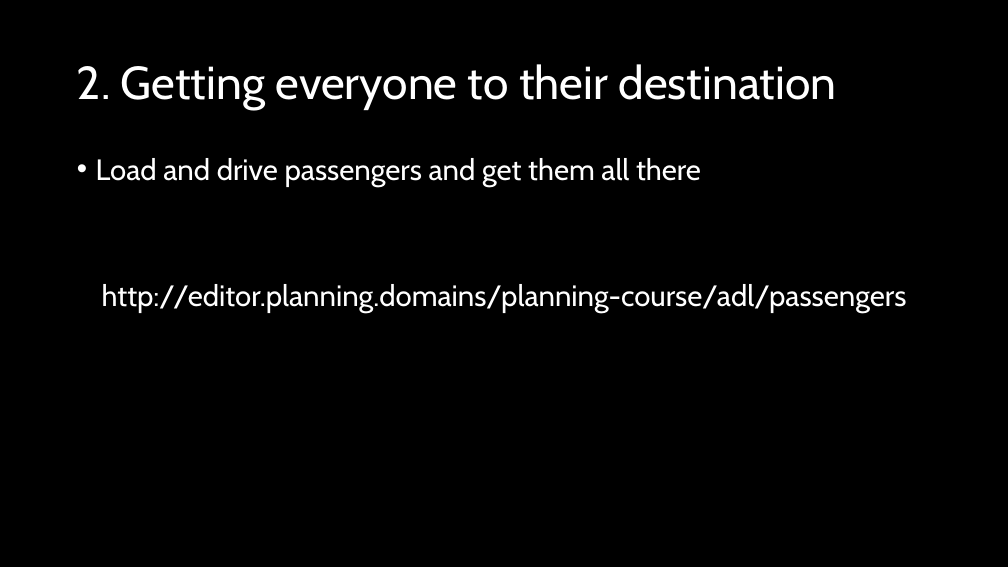
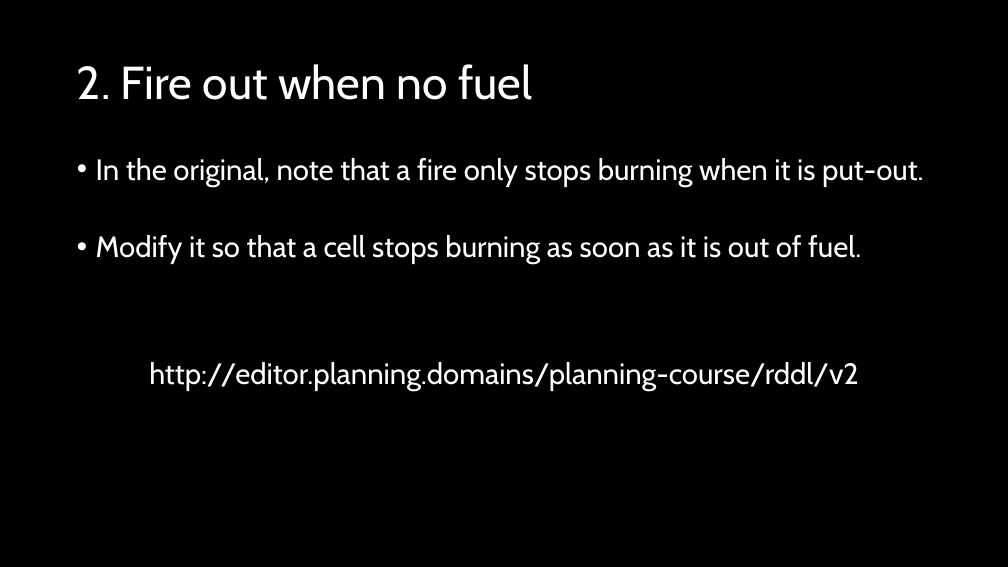
Before and after one commit to AI-Planning/modeling-in-pddl, a slide deck: slide 23 of exercises/cisc-813/rddl/slides.pptx (slide 25 before the commit). Drawn at 1008x567 pixels with LibreOffice and Linux fonts; fonts in the diff are those of the drawing. Boxes give left, top, right and bottom in pixels: in the first picture for what was removed or moved away, otherwise in the second. Text is boxed around its words. In the diff, an @@ line names an element or a change of style, - is before the commit and + after.

Commit message:
Finished up the final rddl tasks.

```diff
--- a/exercises/cisc-813/rddl/slides.pptx
+++ b/exercises/cisc-813/rddl/slides.pptx
@@ title at <box>77,64,532,100</box>: text changed @@
-2. Getting everyone to their destination
+2. Fire out when no fuel
@@ text at <box>96,158,924,391</box>: text changed @@
-• Load and drive passengers and get them all there
-http://editor.planning.domains/planning-course/adl/passengers
+• In the original, note that a fire only stops burning when it is put-out.
+• Modify it so that a cell stops burning as soon as it is out of fuel.
+http://editor.planning.domains/planning-course/rddl/v2
```
Also in this commit, not shown: 8 other slides changed, 2 slides removed.
